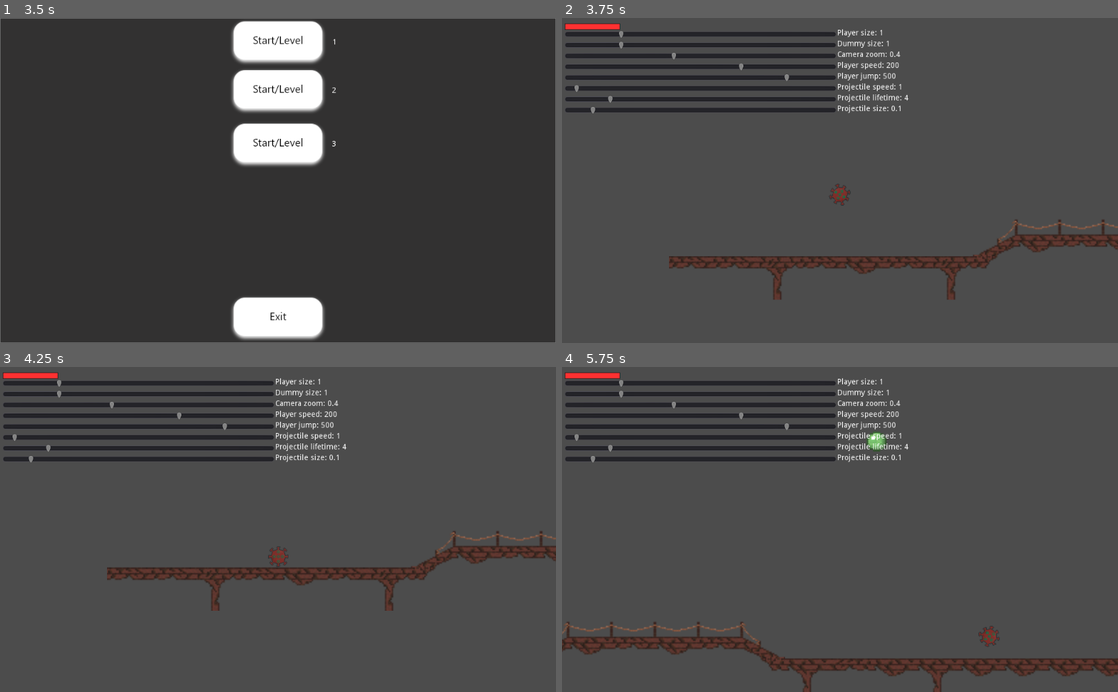
Above: before the commit, frames 1-4 (two rows, left to right).
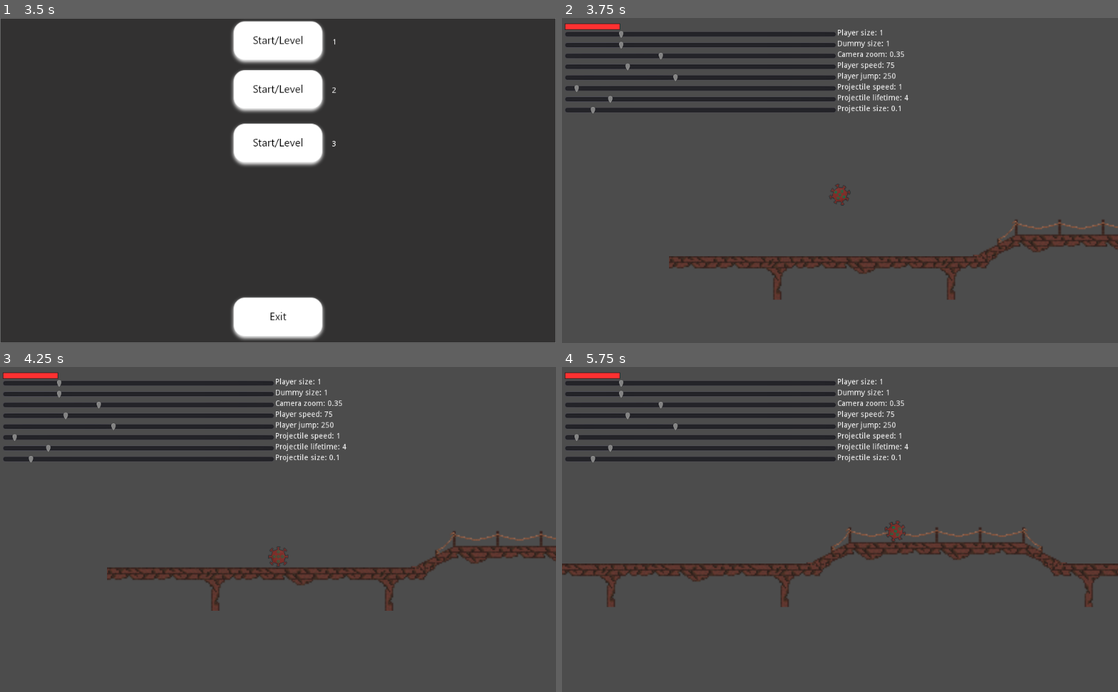
Above: after the commit, the same moments.

Repository: INF19IT2/2d-Jump-n-Run-SE
Game: Godot game, scene res://Scenes/MainScene/MainScene.tscn
Same seed, same stepped clock (60 frames per second), same inputs: the game is played once before the commit and once after it.
Inputs (mouse positions are in pixels of both pictures, inside the frame that each line leads up to):
- Up to frame 1 (3.5 s): click (278, 70) at 0.52 s; type "Alex" at 0.6 s; click (278, 154) at 1.25 s; click "1" at 2 s; click "2" at 2.75 s
- Up to frame 2 (3.75 s): click "3" at 3.5 s
- Up to frame 3 (4.25 s): no input
- Up to frame 4 (5.75 s): hold Shift (running) 4.28-5.03 s; hold D (move_right) from 4.28 s (still down); tap W (move_up) at 4.52, 5.27 s; tap Space (shoot) at 5.1 s

Frame 1 is identical in both runs. In frame 2, 0.1% of the frame differs, in the area x 11-62%, y 10-20%; in frame 3, 0.1%; in frame 4, 9.5%, in the area x 0-100%, y 10-100%.

Commit message:
Fixed issue #96
changed slider values to match the backlog

Diff:
--- a/2d-Jump-n-Run-SE/Scenes/Objects/Animated_Player.tscn
+++ b/2d-Jump-n-Run-SE/Scenes/Objects/Animated_Player.tscn
@@ -31,6 +31,8 @@
 collision_layer = 2
 collision_mask = 7
 script = ExtResource( 13 )
+speed = 75
+jumpForce = 250
 
 [node name="AnimatedSprite" type="AnimatedSprite" parent="."]
 frames = SubResource( 1 )
--- a/2d-Jump-n-Run-SE/Scenes/Objects/slider.tscn
+++ b/2d-Jump-n-Run-SE/Scenes/Objects/slider.tscn
@@ -57,7 +57,7 @@
 min_value = 0.001
 max_value = 1.0
 step = 0.001
-value = 0.4
+value = 0.35
 __meta__ = {
 "_edit_use_anchors_": false
 }
@@ -67,7 +67,7 @@
 margin_top = 1.0
 margin_right = 542.0
 margin_bottom = 15.0
-text = "Camera zoom: 0.4"
+text = "Camera zoom: 0.35"
 __meta__ = {
 "_edit_use_anchors_": false
 }
@@ -79,7 +79,7 @@
 margin_bottom = 100.0
 min_value = 10.0
 max_value = 300.0
-value = 200.0
+value = 75.0
 __meta__ = {
 "_edit_use_anchors_": false
 }
@@ -89,7 +89,7 @@
 margin_top = 1.0
 margin_right = 616.0
 margin_bottom = 15.0
-text = "Player speed: 200"
+text = "Player speed: 75"
 __meta__ = {
 "_edit_use_anchors_": false
 }
@@ -101,7 +101,7 @@
 margin_bottom = 120.0
 min_value = 10.0
 max_value = 600.0
-value = 500.0
+value = 250.0
 __meta__ = {
 "_edit_use_anchors_": false
 }
@@ -111,7 +111,7 @@
 margin_top = 1.0
 margin_right = 616.0
 margin_bottom = 15.0
-text = "Player jump: 500"
+text = "Player jump: 250"
 __meta__ = {
 "_edit_use_anchors_": false
 }
